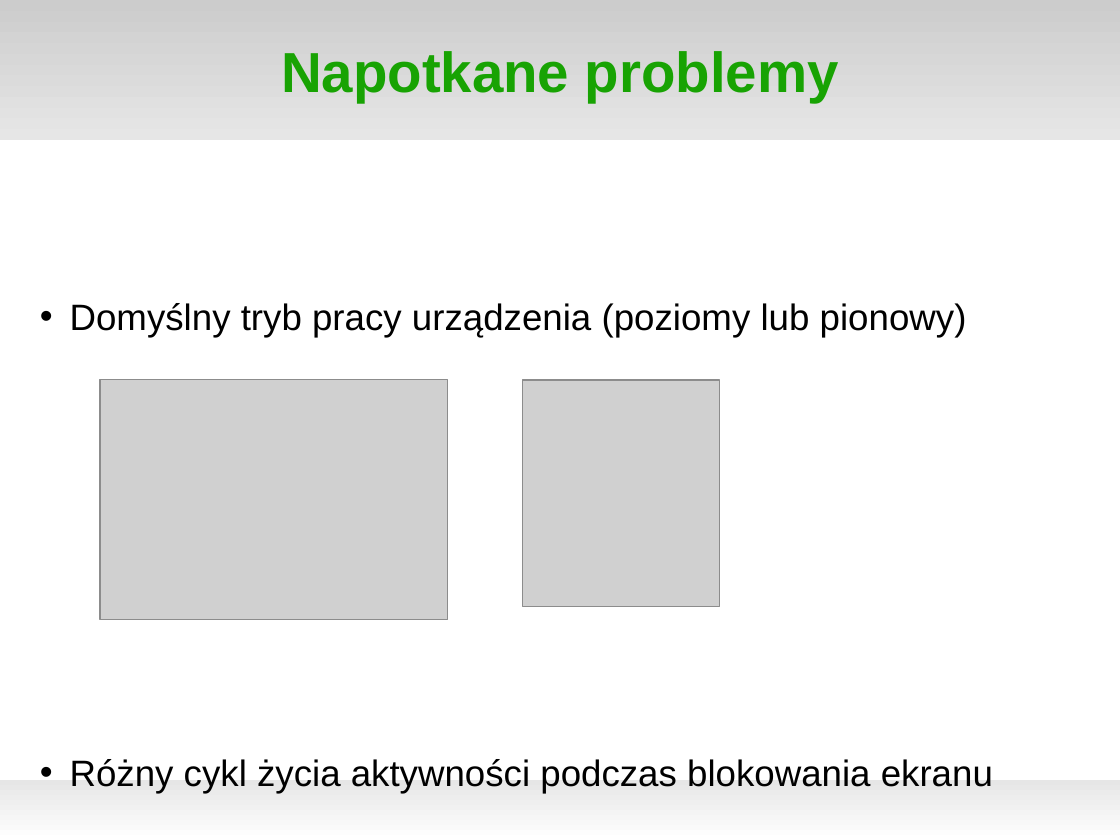
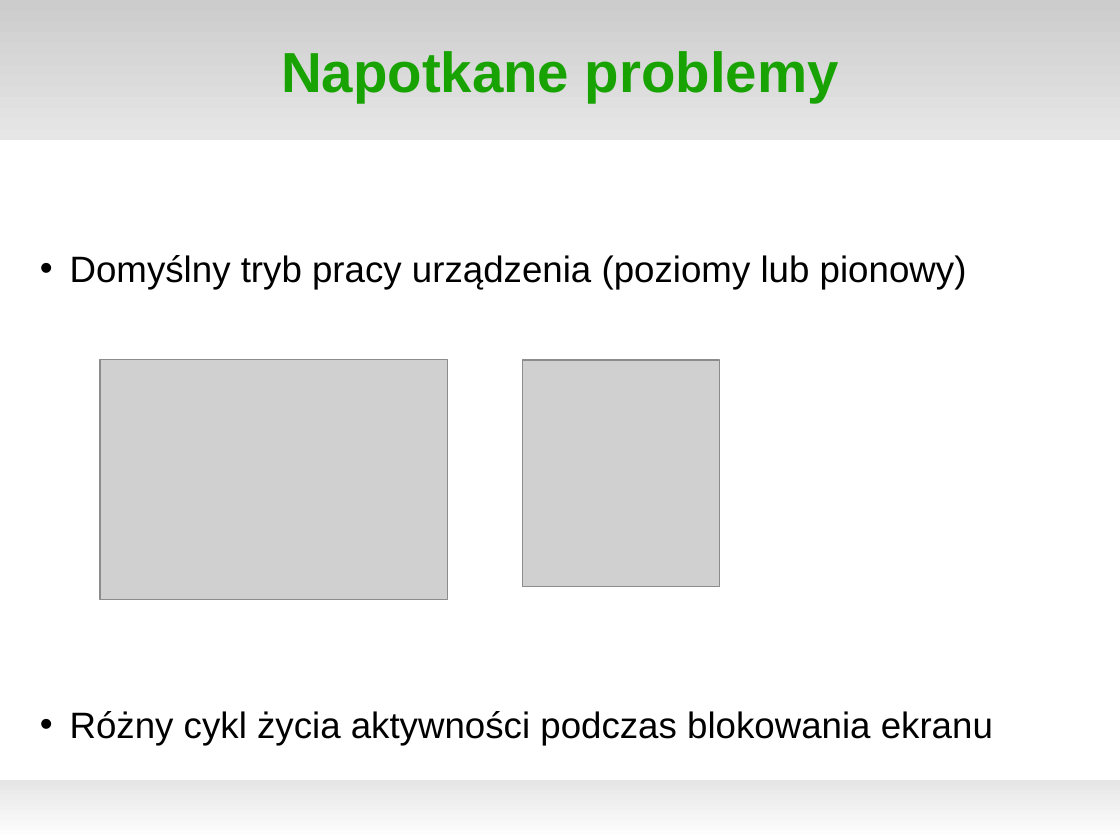
Before and after one commit to matkaczmarski/Praca-inzynierska, a slide deck: slide 11 of Prezentacja - obrona pracy/szablon-do-prezentacji.odp. Drawn at 1120x840 pixels with LibreOffice and Linux fonts; fonts in the diff are those of the drawing; grey boxes stand for pictures; background and template pictures are left out. Boxes give left, top, right and bottom in pixels: in the first picture for what was removed or moved away, otherwise in the second. Text is boxed around its words. In the diff, an @@ line names an element or a change of style, - is before the commit and + after.

```diff
--- a/Prezentacja - obrona pracy/szablon-do-prezentacji.odp
+++ b/Prezentacja - obrona pracy/szablon-do-prezentacji.odp
@@ text "Domyślny tryb pracy urządzenia (poziomy ...": place and size @@
-text "Domyślny tryb pracy urządzenia (poziomy ..." at [70,303,993,794]
+text "Domyślny tryb pracy urządzenia (poziomy ..." at [70,255,993,746]
@@ picture: place and size @@
-picture at [100,380,447,620]
+picture at [100,360,447,600]
@@ picture: place and size @@
-picture at [522,380,721,607]
+picture at [522,360,721,586]
```
Also in this commit, not shown: 3 other slides changed.
